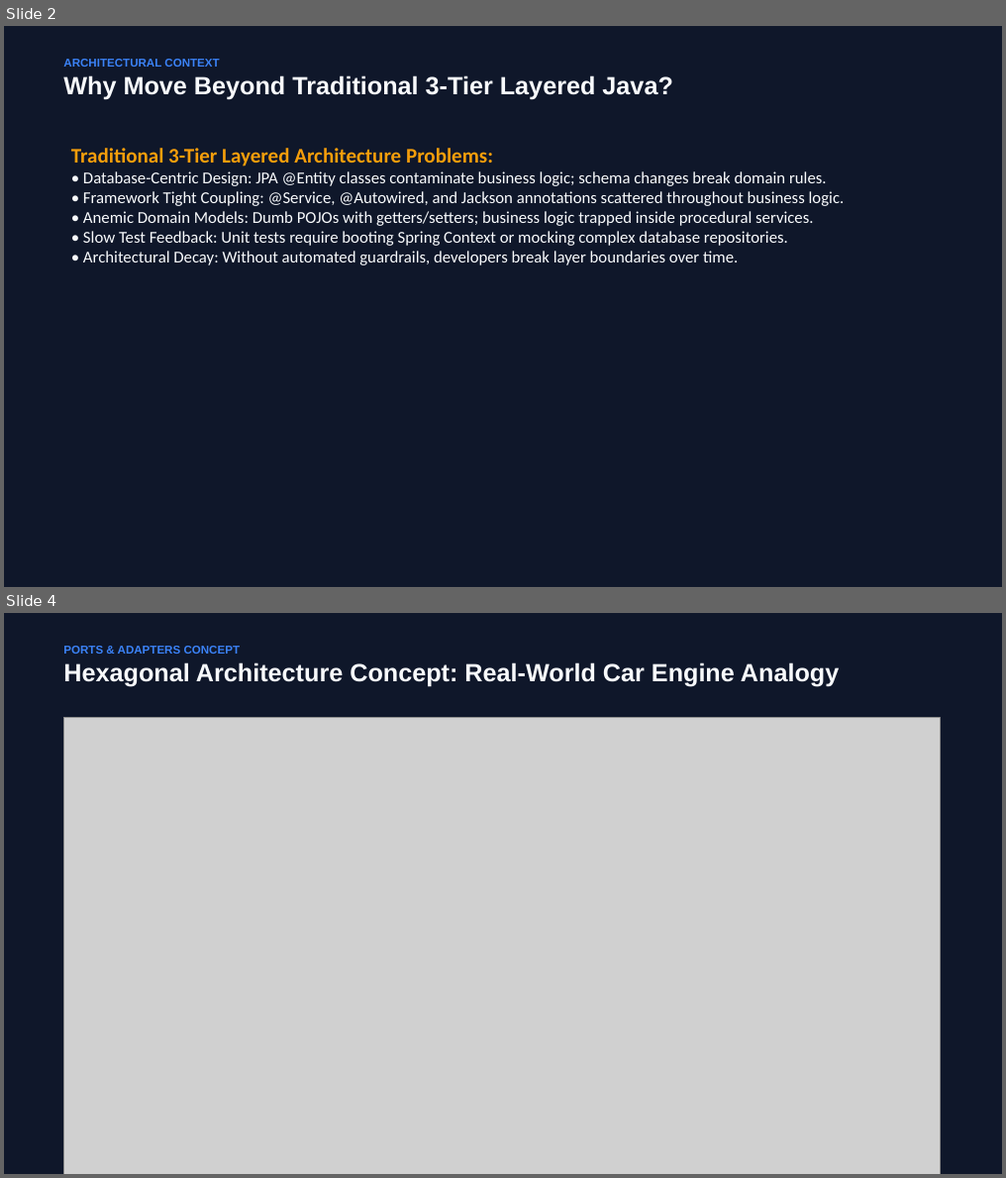
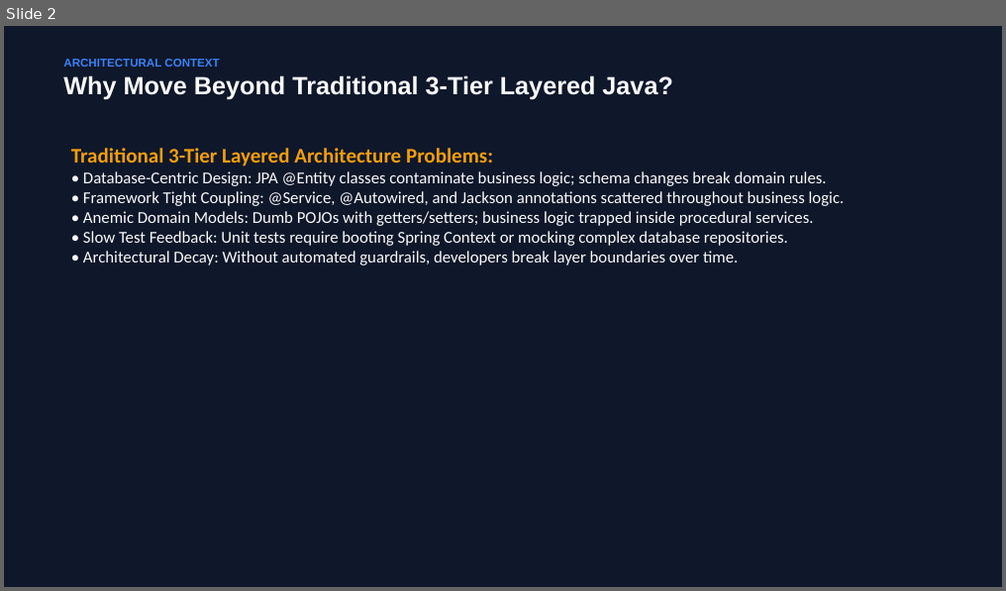
Before and after one commit to hykuBipin/DDD_HEXAGONAL_ARCHUNIT_NEW, a slide deck: Satellite_Architecture_DDD_Hexagonal_ArchUnit.pptx. Shown one above the other, each under a label of ours: slides 2 and 4 before the commit, slide 2 after it; the slides between them are not shown. The pictures are 1006x1178 and 1006x591 pixels, drawn with LibreOffice and Linux fonts; fonts in the diff are those of the drawing; grey boxes stand for pictures. Boxes give left, top, right and bottom in pixels: in the first picture for what was removed or moved away, otherwise in the second. Text is boxed around its words. In the diff, an @@ line names an element or a change of style, - is before the commit and + after.

Commit message:
docs: add HD diagrams modeled after user reference images (Primary/Secondary Adapters, Concentric Onion, Ubiquitous Language) and push to GitHub

```diff
--- a/Satellite_Architecture_DDD_Hexagonal_ArchUnit.pptx
+++ b/Satellite_Architecture_DDD_Hexagonal_ArchUnit.pptx
@@ slide 4 removed at (4, 613, 1002, 1174), background #0F172A @@
@@ text removed at (63, 646, 839, 686) @@
-PORTS & ADAPTERS CONCEPT
-Hexagonal Architecture Concept: Real-World Car Engine Analogy
@@ picture removed at (63, 718, 940, 1174) @@
```
Also in this commit, not shown: 1 slide changed, 2 slides added, 1 other slide removed, 7 other files.
